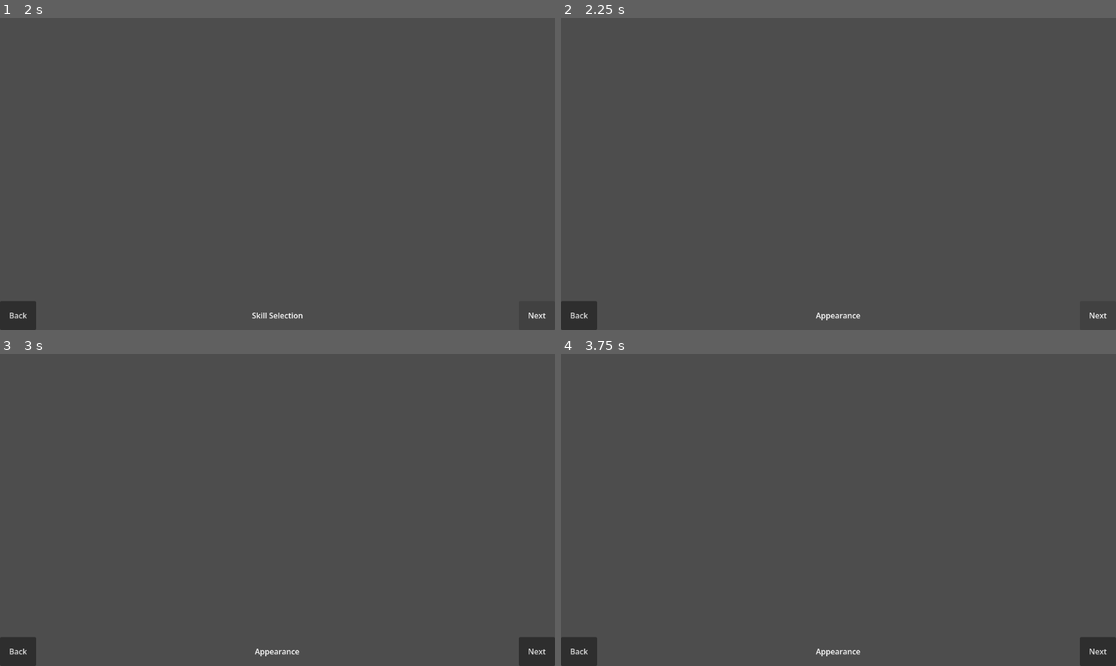
Above: before the commit, frames 1-4 (two rows, left to right).
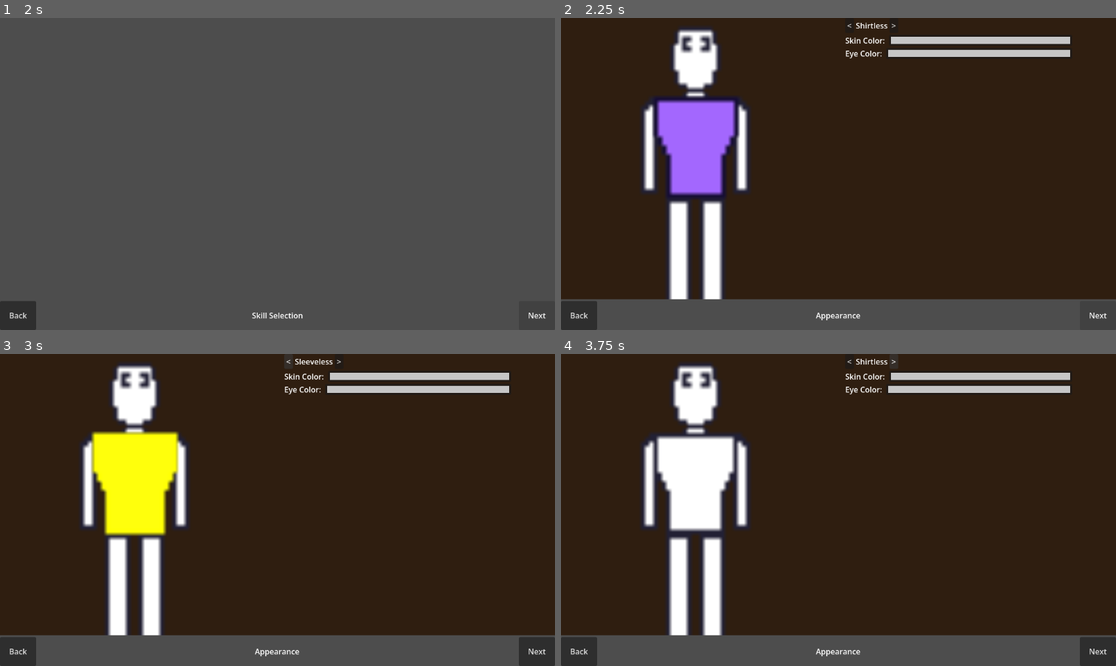
Above: after the commit, the same moments.

Repository: brysonomicon/HeroTavern
Game: Godot game, scene res://scenes/character_creator/creator_main.tscn
Same seed, same stepped clock (60 frames per second), same inputs: the game is played once before the commit and once after it. This scene is started directly instead of the project's main scene.
Inputs (mouse positions are in pixels of both pictures, inside the frame that each line leads up to):
- Up to frame 1 (2 s): click "Next" at 0.5 s; click "Next" at 1.25 s
- Up to frame 2 (2.25 s): click "Next" at 2 s
- Up to frame 3 (3 s): click (288, 360) at 2.75 s, where only the run after the commit has a clickable "<"
- Up to frame 4 (3.75 s): click (899, 360) at 3.5 s, where only the run after the commit has a clickable ">"

Frame 1 is identical in both runs. In frame 2, 90% of the frame differs, in the area x 0-100%, y 0-91%; in frame 3, 90%; in frame 4, 90%.

Commit message:
integrated appearance step into existing workflow from CharacterSpriteEditor. made enum for part slots to make identifying part types easier to extend. added selectors array to appearance script to hold each slot selector. reconnected main scene to game script

Diff:
--- a/assets/characterParts/Tops/Defaults/Shirt_None.tres
+++ b/assets/characterParts/Tops/Defaults/Shirt_None.tres
@@ -1,6 +1,6 @@
 [gd_resource type="Resource" script_class="CharacterPart" format=3 uid="uid://l7fq85hon8uk"]
 
-[ext_resource type="Script" uid="uid://bnlhah2gj4d6a" path="res://scripts/CharacterPart.gd" id="1_ymeh6"]
+[ext_resource type="Script" uid="uid://bnlhah2gj4d6a" path="res://scripts/character_part.gd" id="1_ymeh6"]
 
 [resource]
 script = ExtResource("1_ymeh6")
--- a/assets/characterParts/Tops/Defaults/Shirt_Sleeveless.tres
+++ b/assets/characterParts/Tops/Defaults/Shirt_Sleeveless.tres
@@ -1,6 +1,6 @@
 [gd_resource type="Resource" script_class="CharacterPart" format=3 uid="uid://dyl54hu4c37kq"]
 
-[ext_resource type="Script" uid="uid://bnlhah2gj4d6a" path="res://scripts/CharacterPart.gd" id="1_t60jr"]
+[ext_resource type="Script" uid="uid://bnlhah2gj4d6a" path="res://scripts/character_part.gd" id="1_t60jr"]
 [ext_resource type="Texture2D" uid="uid://psd43axgxxiq" path="res://assets/sprites/default/Shirt.png" id="2_xmjt6"]
 
 [resource]
--- a/components/character.gd
+++ b/components/character.gd
@@ -3,6 +3,10 @@
 
 @export var class_label: String = ""
 @export var stats: Dictionary
+
+@export var skin_color: Color = Color.WHITE
+@export var eye_color: Color = Color.SADDLE_BROWN
+@export var parts: Array[CharacterPart] = []
 
 const STATS: Array[String] = ["str", "dex", "con", "int", "wis", "cha"]
 const STAT_MIN: int = 3
--- a/scenes/character_creator/appearance.gd
+++ /dev/null
@@ -1,7 +0,0 @@
-extends Control
-
-@export var title: String = "Appearance"
-
-# Called when the node enters the scene tree for the first time.
-func _ready() -> void:
-	pass # Replace with function body.
--- a/scenes/character_creator/appearance.tscn
+++ /dev/null
@@ -1,12 +0,0 @@
-[gd_scene format=3 uid="uid://cfgftyxebrtj"]
-
-[ext_resource type="Script" uid="uid://djgwm8qgw3acy" path="res://scenes/character_creator/appearance.gd" id="1_10y43"]
-
-[node name="Appearance" type="Control" unique_id=1633237617]
-layout_mode = 3
-anchors_preset = 15
-anchor_right = 1.0
-anchor_bottom = 1.0
-grow_horizontal = 2
-grow_vertical = 2
-script = ExtResource("1_10y43")
--- /dev/null
+++ b/scenes/character_creator/appearance/appearance.gd
@@ -0,0 +1,15 @@
+extends Control
+
+@export var title: String = "Appearance"
+@export var preview: CharacterTextureBox
+@export var skin_color_button: ColorPickerButton
+@export var eye_color_button: ColorPickerButton
+@export var selectors: Array[HorizontalSelector]
+
+func assign_property(hero: Character) -> void:
+	hero.skin_color = skin_color_button.color
+	hero.eye_color = eye_color_button.color
+	for selector in selectors:
+		var part: CharacterPart = selector.current()
+		if part:
+			hero.parts.append(part)
--- a/scenes/characters/CharacterSpriteEditor.tscn
+++ b/scenes/character_creator/appearance/appearance.tscn
@@ -1,18 +1,21 @@
 [gd_scene format=3 uid="uid://rronsct0ind1"]
 
-[ext_resource type="Script" uid="uid://b5ove3k1xjijr" path="res://scenes/characters/character_sprite_editor.gd" id="1_mbpts"]
-[ext_resource type="PackedScene" uid="uid://bv65d6ukpxaol" path="res://scenes/characters/character_texture_box.tscn" id="2_31npu"]
-[ext_resource type="PackedScene" uid="uid://r3wt28qggrcf" path="res://scenes/ui/horizonalSelector.tscn" id="3_0344v"]
+[ext_resource type="Script" uid="uid://djgwm8qgw3acy" path="res://scenes/character_creator/appearance/appearance.gd" id="1_iuq4m"]
+[ext_resource type="PackedScene" uid="uid://bv65d6ukpxaol" path="res://scenes/character_creator/appearance/character_texture_box.tscn" id="2_tidsw"]
+[ext_resource type="PackedScene" uid="uid://r3wt28qggrcf" path="res://scenes/ui/horizontal_selector.tscn" id="3_pq8ds"]
 
-[node name="CharacterSpriteEditor" type="Control" unique_id=339337101 node_paths=PackedStringArray("character")]
+[node name="Appearance" type="Control" unique_id=339337101 node_paths=PackedStringArray("preview", "skin_color_button", "eye_color_button", "selectors")]
 layout_mode = 3
 anchors_preset = 15
 anchor_right = 1.0
 anchor_bottom = 1.0
 grow_horizontal = 2
 grow_vertical = 2
-script = ExtResource("1_mbpts")
-character = NodePath("HBoxContainer/CharacterPreviewMargin/CharacterPreview")
+script = ExtResource("1_iuq4m")
+preview = NodePath("HBoxContainer/CharacterPreviewMargin/CharacterPreview")
+skin_color_button = NodePath("HBoxContainer/SettingsMargin/Settings/SkinColorContainer/SkinColorButton")
+eye_color_button = NodePath("HBoxContainer/SettingsMargin/Settings/EyeColorContainer/EyeColorButton")
+selectors = [NodePath("HBoxContainer/SettingsMargin/Settings/ShirtSelector")]
 metadata/_edit_use_anchors_ = true
 
 [node name="Background" type="ColorRect" parent="." unique_id=1119109850]
@@ -41,7 +44,7 @@
 layout_mode = 2
 size_flags_horizontal = 3
 
-[node name="CharacterPreview" parent="HBoxContainer/CharacterPreviewMargin" unique_id=730120283 instance=ExtResource("2_31npu")]
+[node name="CharacterPreview" parent="HBoxContainer/CharacterPreviewMargin" unique_id=730120283 instance=ExtResource("2_tidsw")]
 layout_mode = 2
 size_flags_vertical = 3
 
@@ -53,11 +56,10 @@
 [node name="Settings" type="VBoxContainer" parent="HBoxContainer/SettingsMargin" unique_id=1862384656]
 layout_mode = 2
 
-[node name="HorizonalSelector" parent="HBoxContainer/SettingsMargin/Settings" unique_id=498084214 instance=ExtResource("3_0344v")]
+[node name="ShirtSelector" parent="HBoxContainer/SettingsMargin/Settings" unique_id=498084214 instance=ExtResource("3_pq8ds")]
 layout_mode = 2
 size_flags_horizontal = 0
 size_flags_vertical = 4
-category = "shirt"
 
 [node name="SkinColorContainer" type="HBoxContainer" parent="HBoxContainer/SettingsMargin/Settings" unique_id=1821524123]
 layout_mode = 2
@@ -87,6 +89,6 @@
 color = Color(0.7750634, 0.7750634, 0.7750634, 1)
 edit_alpha = false
 
-[connection signal="ON_SELECTED_CHANGED" from="HBoxContainer/SettingsMargin/Settings/HorizonalSelector" to="." method="set_sprite_part"]
-[connection signal="color_changed" from="HBoxContainer/SettingsMargin/Settings/SkinColorContainer/SkinColorButton" to="." method="set_skin_color"]
-[connection signal="color_changed" from="HBoxContainer/SettingsMargin/Settings/EyeColorContainer/EyeColorButton" to="." method="set_eye_color"]
+[connection signal="part_selected" from="HBoxContainer/SettingsMargin/Settings/ShirtSelector" to="HBoxContainer/CharacterPreviewMargin/CharacterPreview" method="_on_horizonal_selector_part_selected"]
+[connection signal="color_changed" from="HBoxContainer/SettingsMargin/Settings/SkinColorContainer/SkinColorButton" to="HBoxContainer/CharacterPreviewMargin/CharacterPreview" method="_on_skin_color_button_color_changed"]
+[connection signal="color_changed" from="HBoxContainer/SettingsMargin/Settings/EyeColorContainer/EyeColorButton" to="HBoxContainer/CharacterPreviewMargin/CharacterPreview" method="_on_eye_color_button_color_changed"]
--- /dev/null
+++ b/scenes/character_creator/appearance/character_texture_box.gd
@@ -0,0 +1,32 @@
+class_name CharacterTextureBox
+extends TextureRect
+
+@export var body: TextureRect
+@export var eyes: TextureRect
+@export var shirt: TextureRect
+
+## auto generated by connecting in the editor
+func _on_skin_color_button_color_changed(color: Color) -> void:
+	body.self_modulate = color
+
+func _on_eye_color_button_color_changed(color: Color) -> void:
+	eyes.self_modulate = color
+
+func _on_horizonal_selector_part_selected(part: CharacterPart) -> void:
+	if part == null:
+		return
+	var slot_node: TextureRect = _node_for(part.slot)
+	if slot_node == null:
+		return
+	if part.texture == null:
+		slot_node.visible = false
+	else:
+		slot_node.visible = true
+		slot_node.texture = part.texture
+		slot_node.self_modulate = part.defaultColor
+
+## need to add part slots as they are created here
+func _node_for(slot: CharacterPart.Slot) -> TextureRect:
+	match slot:
+		CharacterPart.Slot.SHIRT: return shirt
+		_: return null
--- /dev/null
+++ b/scenes/character_creator/appearance/character_texture_box.tscn
@@ -0,0 +1,46 @@
+[gd_scene format=3 uid="uid://bv65d6ukpxaol"]
+
+[ext_resource type="Script" uid="uid://ckeulw01v7s4a" path="res://scenes/character_creator/appearance/character_texture_box.gd" id="1_k4088"]
+[ext_resource type="Texture2D" uid="uid://ci57v5hxh4dnw" path="res://assets/sprites/default/defaultCharacter.png" id="2_en26s"]
+[ext_resource type="Texture2D" uid="uid://2y55s4iiq4vi" path="res://assets/sprites/default/eyes.png" id="3_0vwoa"]
+[ext_resource type="Texture2D" uid="uid://psd43axgxxiq" path="res://assets/sprites/default/Shirt.png" id="4_oajq5"]
+
+[node name="CharacterTextureBox" type="TextureRect" unique_id=730120283 node_paths=PackedStringArray("body", "eyes", "shirt")]
+stretch_mode = 5
+script = ExtResource("1_k4088")
+body = NodePath("body")
+eyes = NodePath("eyes")
+shirt = NodePath("shirt")
+
+[node name="body" type="TextureRect" parent="." unique_id=606544816]
+layout_mode = 1
+anchors_preset = 15
+anchor_right = 1.0
+anchor_bottom = 1.0
+grow_horizontal = 2
+grow_vertical = 2
+scale = Vector2(0.9956422, 1)
+texture = ExtResource("2_en26s")
+
+[node name="eyes" type="TextureRect" parent="." unique_id=868051012]
+layout_mode = 1
+anchors_preset = 15
+anchor_right = 1.0
+anchor_bottom = 1.0
+offset_left = -32.0
+offset_top = -32.0
+offset_right = 32.0
+offset_bottom = 32.0
+grow_horizontal = 2
+grow_vertical = 2
+texture = ExtResource("3_0vwoa")
+
+[node name="shirt" type="TextureRect" parent="." unique_id=387445343]
+self_modulate = Color(0.6398083, 0.4040043, 0.99522275, 1)
+layout_mode = 1
+anchors_preset = 15
+anchor_right = 1.0
+anchor_bottom = 1.0
+grow_horizontal = 2
+grow_vertical = 2
+texture = ExtResource("4_oajq5")
--- a/scenes/character_creator/class_selection.tscn
+++ b/scenes/character_creator/class_selection/class_selection.tscn
@@ -1,6 +1,6 @@
 [gd_scene format=3 uid="uid://c8bjt6cdw24ml"]
 
-[ext_resource type="Script" uid="uid://bcceibmdf111" path="res://scenes/character_creator/class_selection.gd" id="1_vc1su"]
+[ext_resource type="Script" uid="uid://bcceibmdf111" path="res://scenes/character_creator/class_selection/class_selection.gd" id="1_vc1su"]
 
 [node name="ClassSelection" type="Control" unique_id=789442053 node_paths=PackedStringArray("button_container", "name_label", "description_label")]
 layout_mode = 3
--- a/scenes/character_creator/confirmation.tscn
+++ b/scenes/character_creator/confirmation/confirmation.tscn
@@ -1,6 +1,6 @@
 [gd_scene format=3 uid="uid://dlxjl7ty2vng0"]
 
-[ext_resource type="Script" uid="uid://bwsvwd4fekpb6" path="res://scenes/character_creator/confirmation.gd" id="1_ptglk"]
+[ext_resource type="Script" uid="uid://bwsvwd4fekpb6" path="res://scenes/character_creator/confirmation/confirmation.gd" id="1_ptglk"]
 
 [node name="Confirmation" type="Control" unique_id=329187539]
 layout_mode = 3
--- a/scenes/character_creator/creator_main.tscn
+++ b/scenes/character_creator/creator_main.tscn
@@ -1,11 +1,11 @@
 [gd_scene format=3 uid="uid://cwr127qntpuru"]
 
 [ext_resource type="Script" uid="uid://dykoxopp2f4vk" path="res://scenes/character_creator/creator_main.gd" id="1_pcl8w"]
-[ext_resource type="PackedScene" uid="uid://c8bjt6cdw24ml" path="res://scenes/character_creator/class_selection.tscn" id="2_dc31r"]
-[ext_resource type="PackedScene" uid="uid://cbl1qa6lv7u30" path="res://scenes/character_creator/stat_distribution.tscn" id="3_vw51u"]
-[ext_resource type="PackedScene" uid="uid://wttfhjpr4ema" path="res://scenes/character_creator/skill_selection.tscn" id="4_qulq2"]
-[ext_resource type="PackedScene" uid="uid://cfgftyxebrtj" path="res://scenes/character_creator/appearance.tscn" id="5_hrwy5"]
-[ext_resource type="PackedScene" uid="uid://dlxjl7ty2vng0" path="res://scenes/character_creator/confirmation.tscn" id="6_u4rkx"]
+[ext_resource type="PackedScene" uid="uid://c8bjt6cdw24ml" path="res://scenes/character_creator/class_selection/class_selection.tscn" id="2_dc31r"]
+[ext_resource type="PackedScene" uid="uid://cbl1qa6lv7u30" path="res://scenes/character_creator/stat_distribution/stat_distribution.tscn" id="3_vw51u"]
+[ext_resource type="PackedScene" uid="uid://wttfhjpr4ema" path="res://scenes/character_creator/skill_selection/skill_selection.tscn" id="4_qulq2"]
+[ext_resource type="PackedScene" uid="uid://rronsct0ind1" path="res://scenes/character_creator/appearance/appearance.tscn" id="5_dc31r"]
+[ext_resource type="PackedScene" uid="uid://dlxjl7ty2vng0" path="res://scenes/character_creator/confirmation/confirmation.tscn" id="6_u4rkx"]
 
 [node name="CreatorMain" type="Control" unique_id=1295500089 node_paths=PackedStringArray("steps", "back_button", "next_button", "title_label")]
 layout_mode = 3
@@ -15,7 +15,7 @@
 grow_horizontal = 2
 grow_vertical = 2
 script = ExtResource("1_pcl8w")
-steps = [NodePath("VBoxContainer/StepContainer/ClassSelection"), NodePath("VBoxContainer/StepContainer/StatDistribution"), NodePath("VBoxContainer/StepContainer/SkillSelection"), NodePath("VBoxContainer/StepContainer/Appearance"), NodePath("VBoxContainer/StepContainer/Confirmation")]
+steps = [NodePath("VBoxContainer/StepContainer/ClassSelection"), NodePath("VBoxContainer/StepContainer/StatDistribution"), NodePath("VBoxContainer/StepContainer/SkillSelection"), NodePath("VBoxContainer/StepContainer/CharacterSpriteEditor"), NodePath("VBoxContainer/StepContainer/Confirmation")]
 back_button = NodePath("VBoxContainer/NavBar/BackButton")
 next_button = NodePath("VBoxContainer/NavBar/NextButton")
 title_label = NodePath("VBoxContainer/NavBar/TitleLabel")
@@ -41,7 +41,7 @@
 [node name="SkillSelection" parent="VBoxContainer/StepContainer" unique_id=134213194 instance=ExtResource("4_qulq2")]
 layout_mode = 1
 
-[node name="Appearance" parent="VBoxContainer/StepContainer" unique_id=1633237617 instance=ExtResource("5_hrwy5")]
+[node name="CharacterSpriteEditor" parent="VBoxContainer/StepContainer" unique_id=339337101 instance=ExtResource("5_dc31r")]
 layout_mode = 1
 
 [node name="Confirmation" parent="VBoxContainer/StepContainer" unique_id=329187539 instance=ExtResource("6_u4rkx")]
--- a/scenes/character_creator/skill_selection.tscn
+++ b/scenes/character_creator/skill_selection/skill_selection.tscn
@@ -1,6 +1,6 @@
 [gd_scene format=3 uid="uid://wttfhjpr4ema"]
 
-[ext_resource type="Script" uid="uid://buqq1eiv36h8v" path="res://scenes/character_creator/skill_selection.gd" id="1_2g7o1"]
+[ext_resource type="Script" uid="uid://buqq1eiv36h8v" path="res://scenes/character_creator/skill_selection/skill_selection.gd" id="1_2g7o1"]
 
 [node name="SkillSelection" type="Control" unique_id=134213194]
 layout_mode = 3
--- a/scenes/character_creator/stat_distribution.tscn
+++ b/scenes/character_creator/stat_distribution/stat_distribution.tscn
@@ -1,6 +1,6 @@
 [gd_scene format=3 uid="uid://cbl1qa6lv7u30"]
 
-[ext_resource type="Script" uid="uid://d2kehwbofdjne" path="res://scenes/character_creator/stat_distribution.gd" id="1_5ufd6"]
+[ext_resource type="Script" uid="uid://d2kehwbofdjne" path="res://scenes/character_creator/stat_distribution/stat_distribution.gd" id="1_5ufd6"]
 
 [node name="StatDistribution" type="Control" unique_id=40392945]
 layout_mode = 3
--- a/scenes/characters/character_sprite_editor.gd
+++ /dev/null
@@ -1,23 +0,0 @@
-extends Node
-
-@export var character: TextureRect
-
-func set_sprite_part(category:String, item:CharacterPart):
-	var part:TextureRect = character.get_node(category.to_lower()) as TextureRect
-
-	if(item.texture == null):
-		part.visible = false
-	else:
-		part.visible = true
-		part.texture = item.texture
-		part.self_modulate = item.defaultColor
-
-func set_skin_color(color: Color):
-	var body: TextureRect = character.get_node("body") as TextureRect
-
-	body.self_modulate = color;
-
-func set_eye_color(color: Color):
-	var eye: TextureRect = character.get_node("eyes") as TextureRect
-
-	eye.self_modulate = color;
--- a/scenes/characters/character_texture_box.tscn
+++ /dev/null
@@ -1,41 +0,0 @@
-[gd_scene format=3 uid="uid://bv65d6ukpxaol"]
-
-[ext_resource type="Texture2D" uid="uid://ci57v5hxh4dnw" path="res://assets/sprites/default/defaultCharacter.png" id="1_hwq3w"]
-[ext_resource type="Texture2D" uid="uid://2y55s4iiq4vi" path="res://assets/sprites/default/eyes.png" id="2_tc5g5"]
-[ext_resource type="Texture2D" uid="uid://psd43axgxxiq" path="res://assets/sprites/default/Shirt.png" id="3_y687v"]
-
-[node name="CharacterTextureBox" type="TextureRect" unique_id=730120283]
-stretch_mode = 5
-
-[node name="body" type="TextureRect" parent="." unique_id=606544816]
-layout_mode = 1
-anchors_preset = 15
-anchor_right = 1.0
-anchor_bottom = 1.0
-grow_horizontal = 2
-grow_vertical = 2
-scale = Vector2(0.9956422, 1)
-texture = ExtResource("1_hwq3w")
-
-[node name="eyes" type="TextureRect" parent="." unique_id=868051012]
-layout_mode = 1
-anchors_preset = 15
-anchor_right = 1.0
-anchor_bottom = 1.0
-offset_left = -32.0
-offset_top = -32.0
-offset_right = 32.0
-offset_bottom = 32.0
-grow_horizontal = 2
-grow_vertical = 2
-texture = ExtResource("2_tc5g5")
-
-[node name="shirt" type="TextureRect" parent="." unique_id=387445343]
-self_modulate = Color(0.6398083, 0.4040043, 0.99522275, 1)
-layout_mode = 1
-anchors_preset = 15
-anchor_right = 1.0
-anchor_bottom = 1.0
-grow_horizontal = 2
-grow_vertical = 2
-texture = ExtResource("3_y687v")
--- a/scenes/main_menu.gd
+++ b/scenes/main_menu.gd
@@ -3,7 +3,6 @@
 signal start_new_game
 signal continue_game
 signal open_settings
-
 
 @export var characterCreatorScene: PackedScene
 
@@ -16,14 +15,9 @@
 	continue_game.emit()
 
 func _on_settings_button_pressed() -> void:
-	SceneRouter.goto(SettingsScene)
 	print("settings pressed")
 	open_settings.emit()
 
 func _on_quit_button_pressed() -> void:
 	print("quit pressed")
 	get_tree().quit()
-
-func _on_character_editor_button_pressed() -> void:
-	SceneRouter.goto(characterCreatorScene)
-	print("To Coreys Character Creator!")
--- a/scenes/main_menu.tscn
+++ b/scenes/main_menu.tscn
@@ -1,9 +1,7 @@
 [gd_scene format=3 uid="uid://cmq64lsd2jbor"]
 
 [ext_resource type="Script" uid="uid://bsfv3gdx8bftx" path="res://scenes/main_menu.gd" id="1_l6cm7"]
-[ext_resource type="PackedScene" uid="uid://bvtwav3rx2bkr" path="res://scenes/settings.tscn" id="2_ekxnf"]
-[ext_resource type="PackedScene" uid="uid://cwr127qntpuru" path="res://scenes/character_creator/creator_main.tscn" id="3_bqqt6"]
-[ext_resource type="PackedScene" uid="uid://rronsct0ind1" path="res://scenes/characters/CharacterSpriteEditor.tscn" id="4_wu84c"]
+[ext_resource type="PackedScene" uid="uid://rronsct0ind1" path="res://scenes/character_creator/appearance/appearance.tscn" id="4_wu84c"]
 
 [node name="MainMenu" type="Control" unique_id=581126962]
 layout_mode = 3
@@ -13,8 +11,6 @@
 grow_horizontal = 2
 grow_vertical = 2
 script = ExtResource("1_l6cm7")
-SettingsScene = ExtResource("2_ekxnf")
-CharCreateScene = ExtResource("3_bqqt6")
 characterCreatorScene = ExtResource("4_wu84c")
 
 [node name="CenterContainer" type="CenterContainer" parent="." unique_id=477718406]
@@ -42,10 +38,6 @@
 layout_mode = 2
 text = "Continue"
 
-[node name="CharacterEditorButton" type="Button" parent="CenterContainer/VBoxContainer" unique_id=1115514721]
-layout_mode = 2
-text = "Character Editor"
-
 [node name="SettingsButton" type="Button" parent="CenterContainer/VBoxContainer" unique_id=1813680653]
 layout_mode = 2
 text = "Settings"
@@ -56,6 +48,5 @@
 
 [connection signal="pressed" from="CenterContainer/VBoxContainer/NewGameButton" to="." method="_on_new_game_button_pressed"]
 [connection signal="pressed" from="CenterContainer/VBoxContainer/ContinueButton" to="." method="_on_continue_button_pressed"]
-[connection signal="pressed" from="CenterContainer/VBoxContainer/CharacterEditorButton" to="." method="_on_character_editor_button_pressed"]
 [connection signal="pressed" from="CenterContainer/VBoxContainer/SettingsButton" to="." method="_on_settings_button_pressed"]
 [connection signal="pressed" from="CenterContainer/VBoxContainer/QuitButton" to="." method="_on_quit_button_pressed"]
--- a/scenes/ui/HorizontalSelector.gd
+++ b/scenes/ui/horizontal_selector.gd
@@ -1,12 +1,9 @@
+class_name HorizontalSelector
 extends HBoxContainer
 
-signal ON_SELECTED_CHANGED(category:String, item:CharacterPart)
+signal part_selected(item:CharacterPart)
 
 @export_dir var directory:String
-
-# Name of the body part to change
-# TODO: Find a way to use export to hook directly into the component rather than using a string ref.
-@export var category:String
 
 @export var leftButton: Button
 @export var rightButton: Button
@@ -18,7 +15,6 @@
 
 # Called when the node enters the scene tree for the first time.
 func _ready() -> void:
-
 	var dir: DirAccess = DirAccess.open(directory)
 
 	# If we get an invalid folder; return.
@@ -36,26 +32,30 @@
 
 		file = dir.get_next()
 
+	if items.is_empty():
+		return
+
 	# After we populate the array, set the label using the display name
 	label.text = items[index].displayName
 
+##
+func current() -> CharacterPart:
+	return null if items.is_empty() else items[index]
 
 func next_item():
 	index += 1
 
 	if(index == items.size()):
 		index = 0
-
-	change_selection()
+	_apply()
 
 func prev_item():
 	index -= 1
 
 	if(index < 0):
 		index = items.size() - 1
+	_apply()
 
-	change_selection()
-
-func change_selection():
+func _apply() -> void:
 	label.text = items[index].displayName
-	ON_SELECTED_CHANGED.emit(category, items[index])
+	part_selected.emit(items[index])
--- a/scenes/ui/horizonalSelector.tscn
+++ b/scenes/ui/horizontal_selector.tscn
@@ -1,6 +1,6 @@
 [gd_scene format=3 uid="uid://r3wt28qggrcf"]
 
-[ext_resource type="Script" uid="uid://b3p5t3s2hoiwo" path="res://scenes/ui/HorizontalSelector.gd" id="1_n5sjo"]
+[ext_resource type="Script" uid="uid://b3p5t3s2hoiwo" path="res://scenes/ui/horizontal_selector.gd" id="1_n5sjo"]
 
 [node name="HorizonalSelector" type="HBoxContainer" unique_id=498084214 node_paths=PackedStringArray("leftButton", "rightButton", "label")]
 anchors_preset = 4
--- a/scripts/CharacterPart.gd
+++ /dev/null
@@ -1,7 +0,0 @@
-extends Resource
-
-class_name CharacterPart
-
-@export var displayName:String
-@export var texture:Texture2D
-@export var defaultColor:Color = Color(255, 255, 255)
--- /dev/null
+++ b/scripts/character_part.gd
@@ -0,0 +1,10 @@
+extends Resource
+class_name CharacterPart
+
+## lets parts identify what slot they belong to
+enum Slot { SHIRT }
+
+@export var slot: Slot
+@export var displayName:String
+@export var texture:Texture2D
+@export var defaultColor:Color = Color.WHITE
Renamed: scenes/character_creator/appearance.gd.uid -> scenes/character_creator/appearance/appearance.gd.uid
Not shown, added: scenes/character_creator/appearance/character_texture_box.gd.uid
Renamed: scenes/characters/composite_character_sprite.tscn -> scenes/character_creator/appearance/composite_character_sprite.tscn
Renamed: scenes/character_creator/class_selection.gd -> scenes/character_creator/class_selection/class_selection.gd
Renamed: scenes/character_creator/class_selection.gd.uid -> scenes/character_creator/class_selection/class_selection.gd.uid
Renamed: scenes/character_creator/confirmation.gd -> scenes/character_creator/confirmation/confirmation.gd
Renamed: scenes/character_creator/confirmation.gd.uid -> scenes/character_creator/confirmation/confirmation.gd.uid
Renamed: scenes/character_creator/skill_selection.gd -> scenes/character_creator/skill_selection/skill_selection.gd
Renamed: scenes/character_creator/skill_selection.gd.uid -> scenes/character_creator/skill_selection/skill_selection.gd.uid
Renamed: scenes/character_creator/stat_distribution.gd -> scenes/character_creator/stat_distribution/stat_distribution.gd
Renamed: scenes/character_creator/stat_distribution.gd.uid -> scenes/character_creator/stat_distribution/stat_distribution.gd.uid
Not shown, removed: scenes/characters/character_sprite_editor.gd.uid
(and 2 more such lines)
